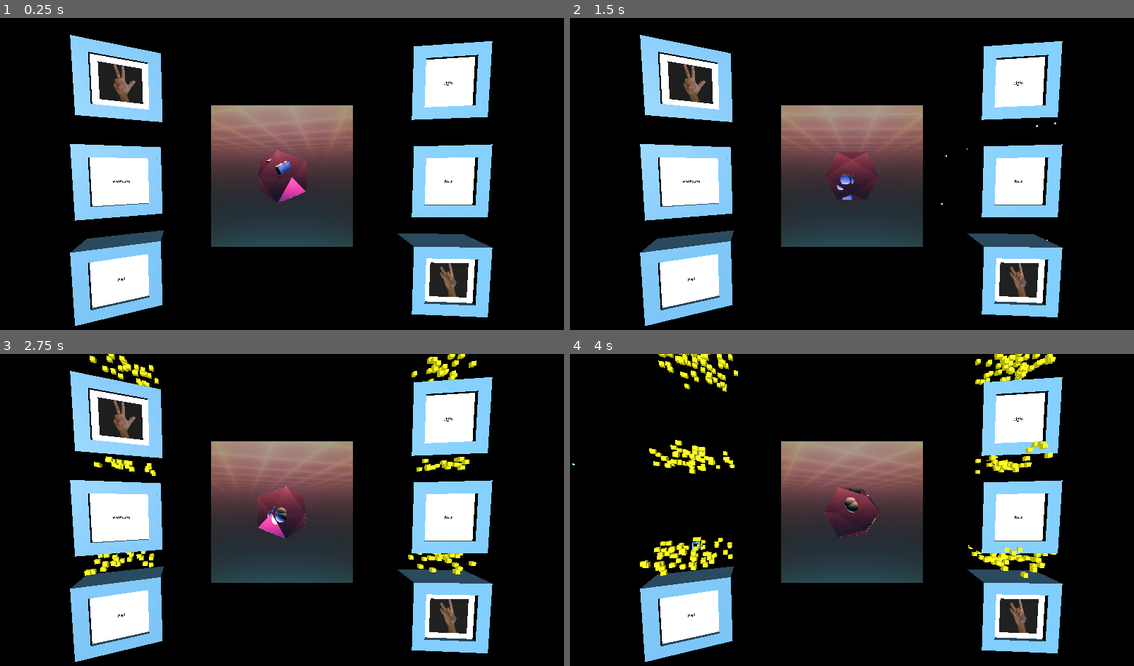
Above: before the commit, frames 1-4 (two rows, left to right).
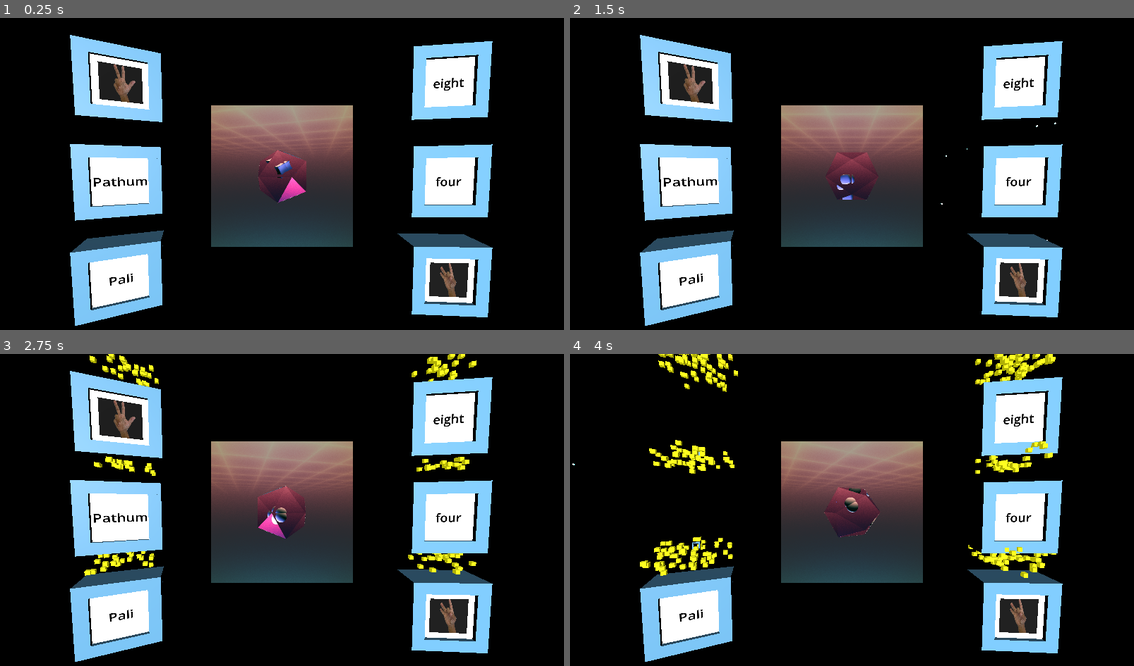
Above: after the commit, the same moments.

Repository: Kakcalu13/Mizo-godot-game
Game: Godot game, scene res://main.tscn
Two runs of this game, one before a commit and one after it. Both use one fixed random seed, a clock stepped at 60 frames per second and the inputs below. The project has no main scene, so this scene is started directly.
Inputs (mouse positions are in pixels of both pictures, inside the frame that each line leads up to):
- Up to frame 1 (0.25 s): no input
- Up to frame 2 (1.5 s): move the mouse to (976, 161) at 0.52 s; press the mouse at (976, 161) at 0.53 s; hold Right (ui_right) 0.53-1.25 s; release the mouse at (976, 161) at 1.25 s; drag from (739, 192) to (823, 239) at 1.27 s
- Up to frame 3 (2.75 s): move the mouse to (338, 441) at 2.02 s; press the mouse at (338, 441) at 2.03 s; hold Right (ui_right) from 2.03 s (still down)
- Up to frame 4 (4 s): release Right (ui_right) at 2.75 s; release the mouse at (908, 441) at 2.75 s; drag from (823, 575) to (682, 463) at 2.77 s; move the mouse to (1021, 559) at 3.52 s; press the mouse at (1021, 559) at 3.53 s; hold Left (ui_left) from 3.53 s (still down)

The runs differ from the first frame. In frame 1, 0.3% of the frame differs, in the area x 16-83%, y 19-86%; in frame 2, 0.3%; in frame 3, 0.3%; in frame 4, 0.2%.

Commit message:
increased the font size

Diff:
--- a/source/numbers/image_display.tscn
+++ b/source/numbers/image_display.tscn
@@ -14,6 +14,7 @@
 transform = Transform3D(1, 0, 0, 0, 1, 0, 0, 0, 1, 0, 0, 0.01)
 modulate = Color(0, 0, 0, 1)
 text = "blank"
+font_size = 100
 
 [node name="White_backgroudn" type="MeshInstance3D" parent="Text_3D"]
 transform = Transform3D(1, 0, 0, 0, 1, 0, 0, 0, 1, 0, 0, -0.01)
